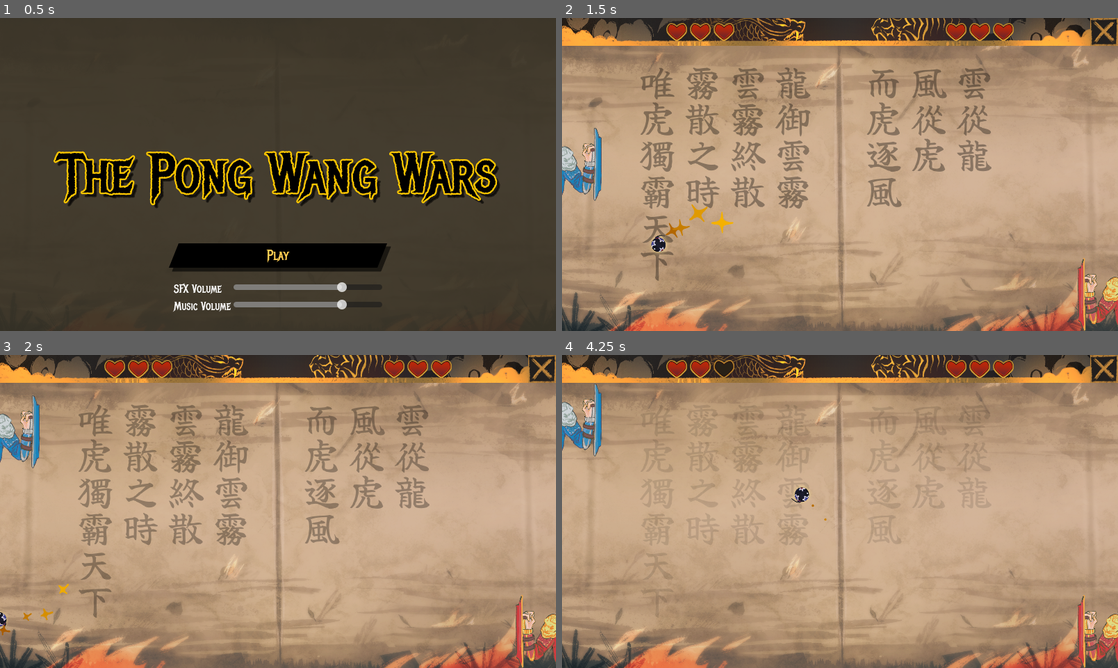
Above: before the commit, frames 1-4 (two rows, left to right).
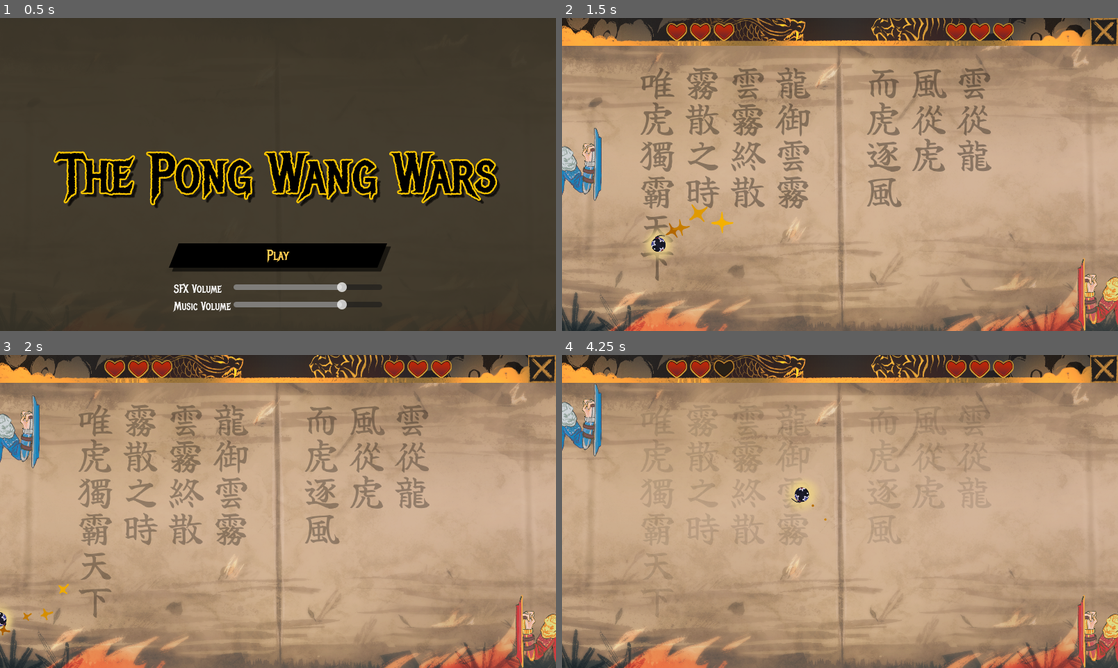
Above: after the commit, the same moments.

Repository: parrotwise/gmtk26-pong
Game: Godot game, scene res://Menu/main_menu.tscn
Same seed, same stepped clock (60 frames per second), same inputs: the game is played once before the commit and once after it. Sound files missing from this copy of the repository are replaced by a short silence.
Inputs:
- Up to frame 1 (0.5 s): no input
- Up to frame 2 (1.5 s): click "Play" at 0.5 s; hold Up (ui_up) from 1.28 s (still down)
- Up to frame 3 (2 s): keep holding Up (ui_up)
- Up to frame 4 (4.25 s): release Up (ui_up) at 2.03 s; hold Down (ui_down) 2.03-2.78 s; hold Up (ui_up) from 2.78 s (still down)

Frame 1 is identical in both runs. In frame 2, 0.2% of the frame differs, in the area x 14-20%, y 67-78%; in frame 3, less than 0.1%; in frame 4, less than 0.1%.

Commit message:
Implement glow pulsing for Ball, scale the new "intensity" parameter for Ball on bounce instead of speed, which itself scales speed as well as glow radius and pulse frequency

Diff:
--- a/Scenes/game_scene.tscn
+++ b/Scenes/game_scene.tscn
@@ -134,7 +134,6 @@
 [node name="Player" type="CharacterBody2D" parent="Battlefield/Objects" unique_id=1821175186]
 position = Vector2(32, 250)
 script = ExtResource("2_1ixah")
-speed = 200.0
 
 [node name="Sprite" type="Sprite2D" parent="Battlefield/Objects/Player" unique_id=1435339467]
 scale = Vector2(0.25, 0.25)
@@ -163,7 +162,7 @@
 [node name="Glow" type="Marker2D" parent="Battlefield/Objects/Ball" unique_id=282295206]
 
 [node name="Sprite" type="Sprite2D" parent="Battlefield/Objects/Ball/Glow" unique_id=1908385453]
-scale = Vector2(0.33, 0.33)
+scale = Vector2(0.5, 0.5)
 texture = ExtResource("9_uscyt")
 
 [node name="Sprite" type="Sprite2D" parent="Battlefield/Objects/Ball" unique_id=1134265764]
--- a/Scripts/ball.gd
+++ b/Scripts/ball.gd
@@ -21,6 +21,8 @@
 @export var speed: float = 300
 @export var pct_speedup_per_bump: int = 5
 @export_range(0.0, 2.0, 0.1) var reflection_bias_strength: float = 1.0
+@export var pulse_magnitude: float = 1.2
+@export var pulse_period: float = 3
 
 # 180° = reflection direction can be asymptotically vertical
 # 170° = reflection direction can be no less than 5° off the vertical
@@ -38,8 +40,10 @@
 var collider_radius: float:
 	get: return $Collider.shape.radius
 
+var intensity: float = 1 # scales glow radius, glow pulse frequency, and ball speed
 var direction: float # in radians
 var angular_speed: float # in rad/s
+var pulse_phase: float
 
 
 func _ready() -> void:
@@ -50,8 +54,13 @@
 	reset()
 
 
+func _process(delta: float) -> void:
+	pulse_phase = fmod(pulse_phase + delta, 2 * PI * pulse_period / (4 * intensity))
+	$Glow.scale = intensity * sin(pulse_phase * (4 * intensity) / pulse_period) * pulse_magnitude * Vector2.ONE
+
+
 func _physics_process(delta: float) -> void:
-	position += Vector2(cos(direction), sin(direction)) * speed * delta
+	position += Vector2(cos(direction), sin(direction)) * intensity * speed * delta
 	rotation += angular_speed * delta
 
 	var collision_top: bool = (position.y - collider_radius) <= position_y_min
@@ -163,7 +172,7 @@
 
 	direction += correction
 
-	speed *= 1 + pct_speedup_per_bump / 100.0
+	intensity *= 1 + pct_speedup_per_bump / 100.0
 
 	var angle_delta: float = direction - initial_angle
 	angular_speed -= 2 * angle_delta
